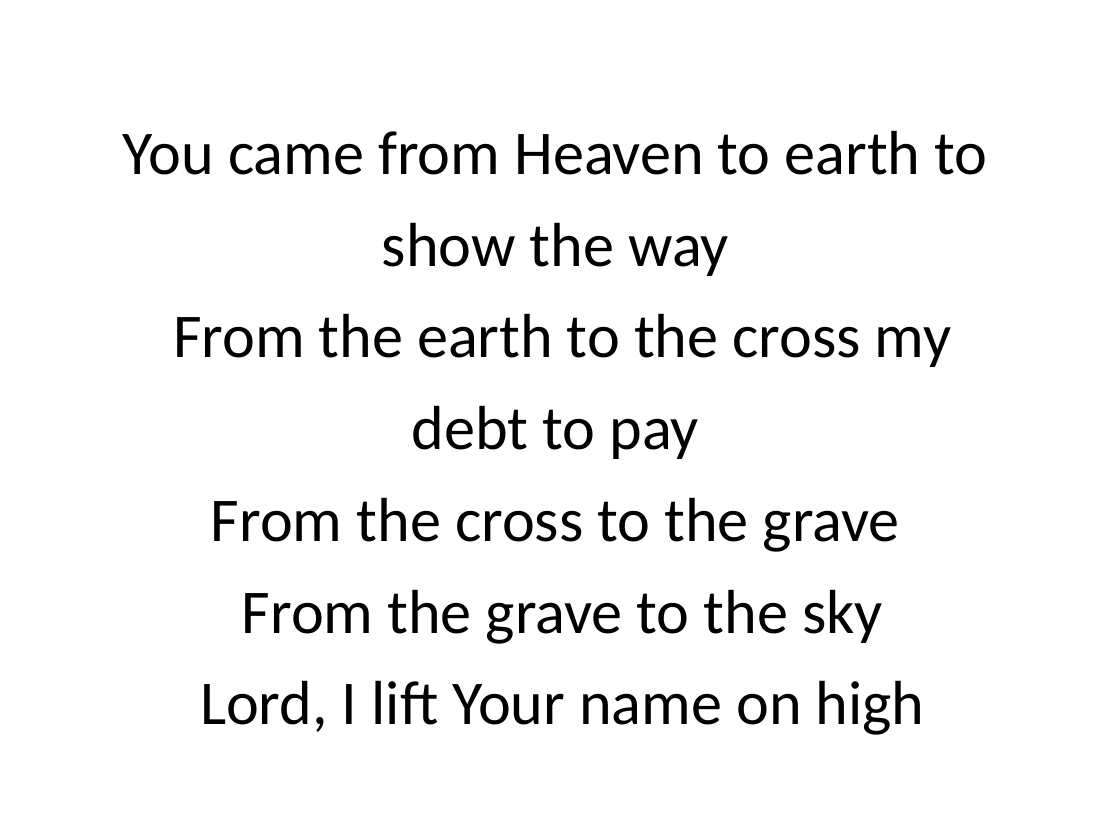
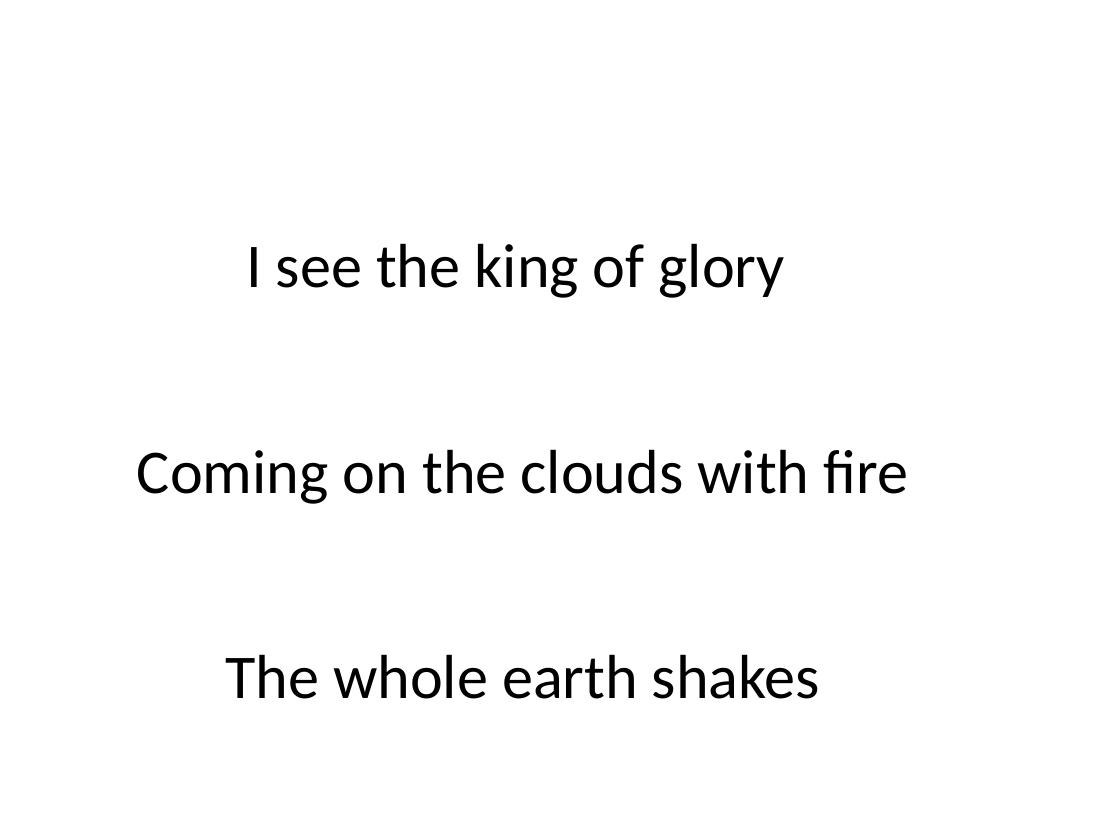
Before and after one commit to mightmay/songpptcreator, a slide deck: slide 10 of finishedppt/WorshipSongs.pptx (slide 3 before the commit). Drawn at 1120x840 pixels with LibreOffice and Linux fonts; fonts in the diff are those of the drawing. Boxes give left, top, right and bottom in pixels: in the first picture for what was removed or moved away, otherwise in the second. Text is boxed around its words. In the diff, an @@ line names an element or a change of style, - is before the commit and + after.

```diff
--- a/finishedppt/WorshipSongs.pptx
+++ b/finishedppt/WorshipSongs.pptx
@@ text at (137,243,909,699): text changed @@
-You came from Heaven to earth to show the way
-From the earth to the cross my debt to pay
-From the cross to the grave
-From the grave to the sky
-Lord, I lift Your name on high
+I see the king of glory
+Coming on the clouds with fire
+The whole earth shakes
+The whole earth shakes
```
Also in this commit, not shown: 1 other slide changed, 14 slides added, 30 slides removed, 3 other files.
